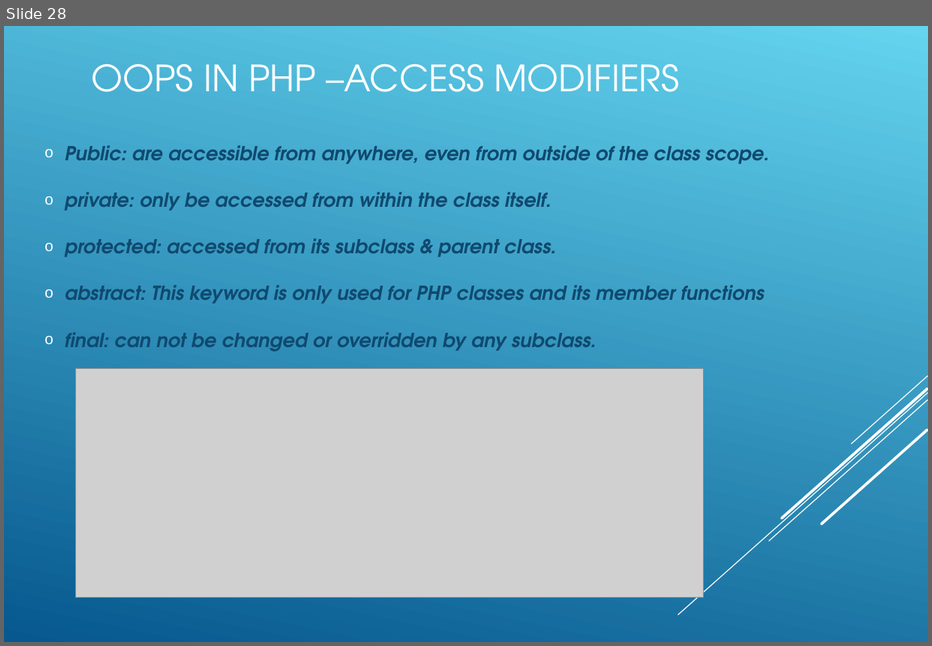
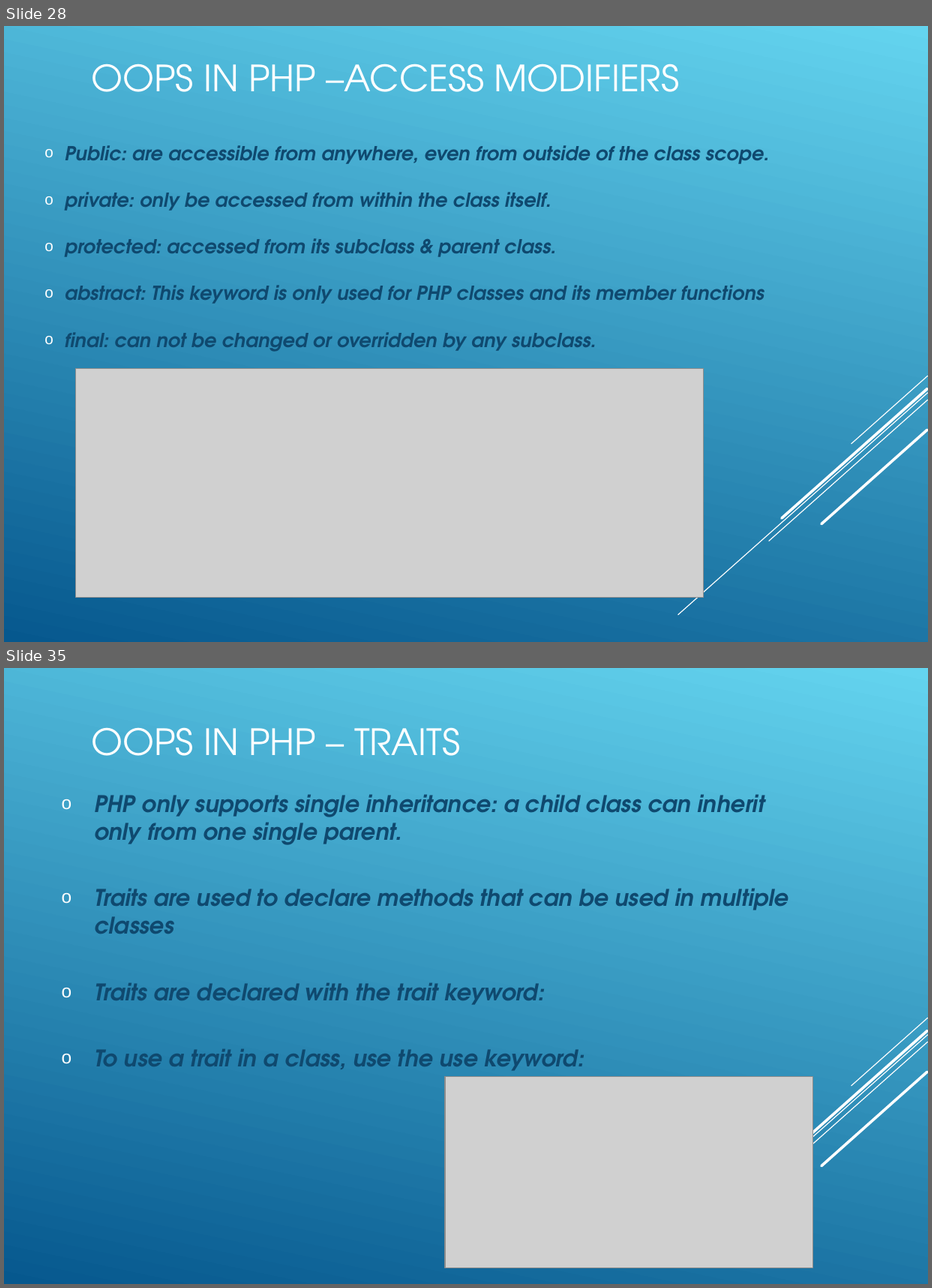
Before and after one commit to koushikgraj/PHP-Training, a slide deck: PHP-Presentation.ppt. Shown one above the other, each under a label of ours: slide 28 before the commit, slides 28 and 35 after it; the slides between them are not shown. The pictures are 932x646 and 932x1288 pixels, drawn with LibreOffice and Linux fonts; fonts in the diff are those of the drawing; grey boxes stand for pictures. Boxes give left, top, right and bottom in pixels: in the first picture for what was removed or moved away, otherwise in the second. Text is boxed around its words. In the diff, an @@ line names an element or a change of style, - is before the commit and + after.

Commit message:
24-May-2021 : PHP OOPS

```diff
--- a/PHP-Presentation.ppt
+++ b/PHP-Presentation.ppt
@@ slide 35 added at [4, 668, 928, 1284], background gradient #64D4EF to #06588E; not listed: 5 template elements that a slide beside it also shows @@
@@ title added at [91, 727, 460, 756], 30 pt, text #FFFFFF @@
+OOPS IN PHP – TRAITS
@@ subtitle added at [94, 794, 789, 1077], 19 pt, text #0F496F, bold, italic @@
+  o PHP only supports single inheritance: a child class can inherit only from one single parent.
+  o Traits are used to declare methods that can be used in multiple classes
+  o Traits are declared with the trait keyword:
+  o To use a trait in a class, use the use keyword:
@@ picture added at [445, 1077, 812, 1268] @@
```
Also in this commit, not shown: 2 slides changed, 4 other slides added, 20 other files.
